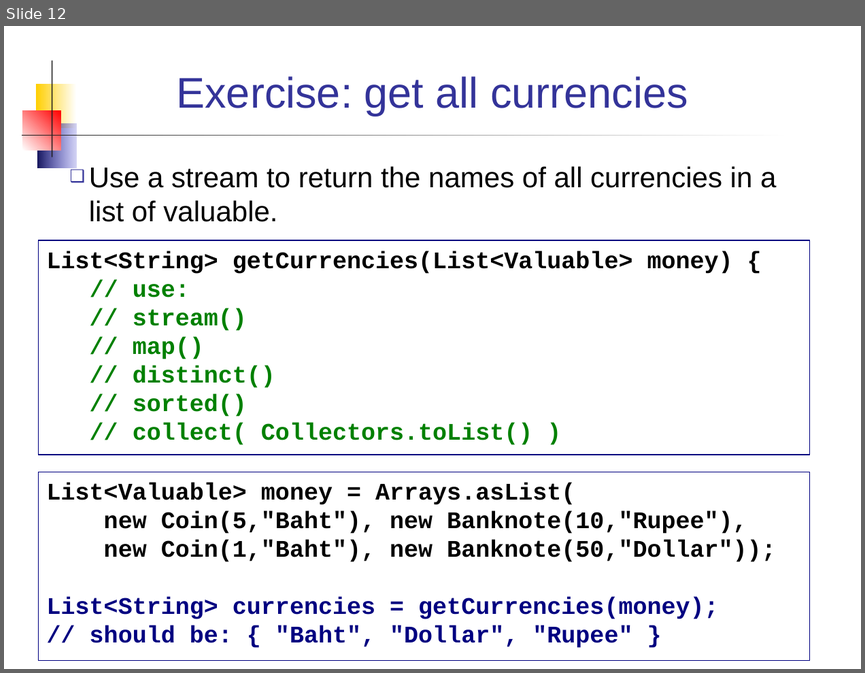
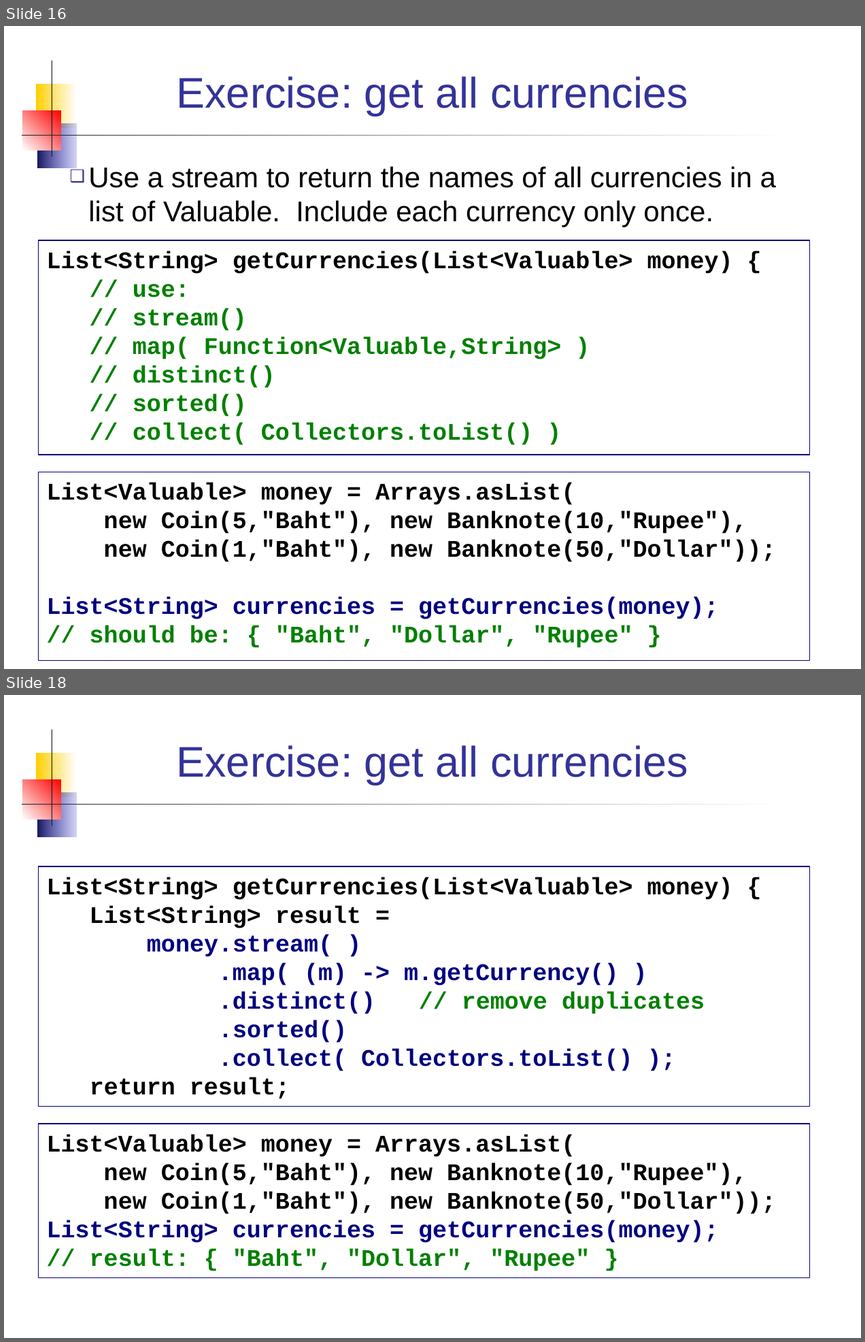
Before and after one commit to skeoop/skeoop.github.io, a slide deck: week14/Streams.ppt. Shown one above the other, each under a label of ours: slide 12 before the commit, slides 16 and 18 after it; the slides between them are not shown. The pictures are 865x673 and 865x1342 pixels, drawn with LibreOffice and Linux fonts; fonts in the diff are those of the drawing. Boxes give left, top, right and bottom in pixels: in the first picture for what was removed or moved away, otherwise in the second. Text is boxed around its words. In the diff, an @@ line names an element or a change of style, - is before the commit and + after.

Commit message:
Update Stream examples, update schedule

```diff
--- a/week14/Streams.ppt
+++ b/week14/Streams.ppt
@@ slide 18 added at [4, 695, 861, 1338], background #FFFFFF; not listed: 5 template elements that a slide beside it also shows @@
@@ title added at [177, 745, 688, 785], 36 pt, text #333399 @@
+Exercise: get all currencies
@@ rectangle added at [38, 866, 809, 1106], outline #000080 0.74 pt, 20 pt, text #000080, bold @@
+List<String> getCurrencies(List<Valuable> money) {
+List<String> result =
+money.stream( )
+.map( (m) -> m.getCurrency() )
+.distinct() // remove duplicates
+.sorted()
+.collect( Collectors.toList() );
+return result;
@@ rectangle added at [38, 1123, 809, 1278], outline #000080 0.74 pt, 20 pt, text #000000, bold @@
+List<Valuable> money = Arrays.asList(
+new Coin(5,"Baht"), new Banknote(10,"Rupee"),
+new Coin(1,"Baht"), new Banknote(50,"Dollar"));
+List<String> currencies = getCurrencies(money);
+// result: { "Baht", "Dollar", "Rupee" }
@@ what was slide 12 is now slide 16 @@
@@ slide 16 changed as well @@
@@ text at [88, 166, 776, 227]: text changed @@
-❑ Use a stream to return the names of all currencies in a list of valuable.
+❑ Use a stream to return the names of all currencies in a list of Valuable. Include each currency only once.
@@ text in rectangle at [133, 337, 562, 359]: text changed @@
-// map()
+// map( Function<Valuable,String> )
@@ text in rectangle at [90, 625, 632, 648]: text colour #000080 to #008000 in "// should be: { "Baht", "Dollar", "Rupee" ..." @@
```
Also in this commit, not shown: 9 other slides changed, 5 other slides added, 2 other files.
